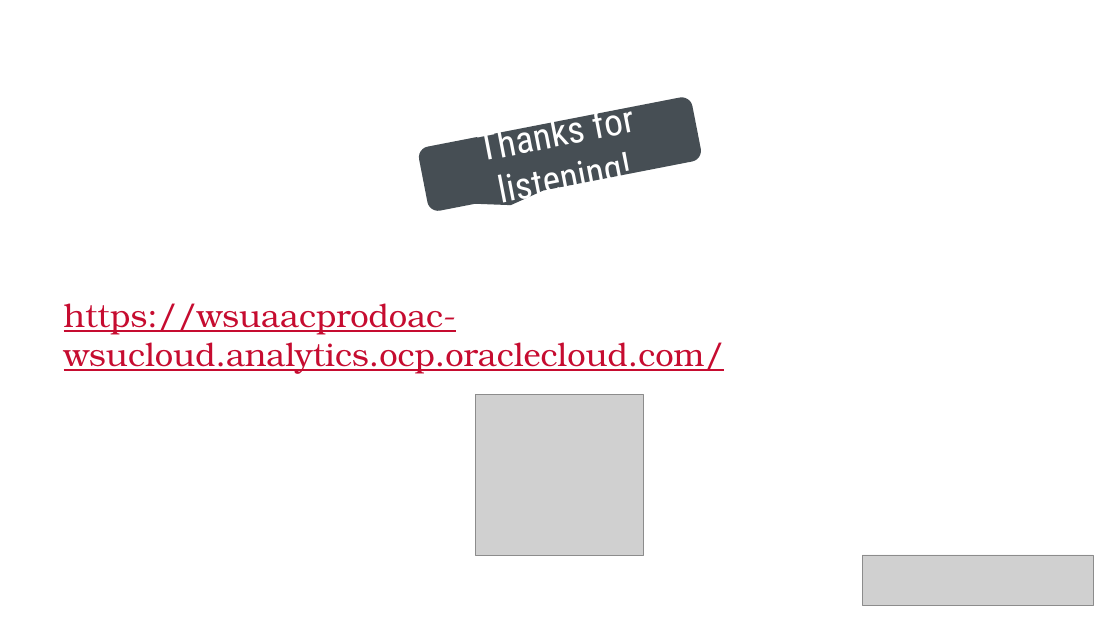
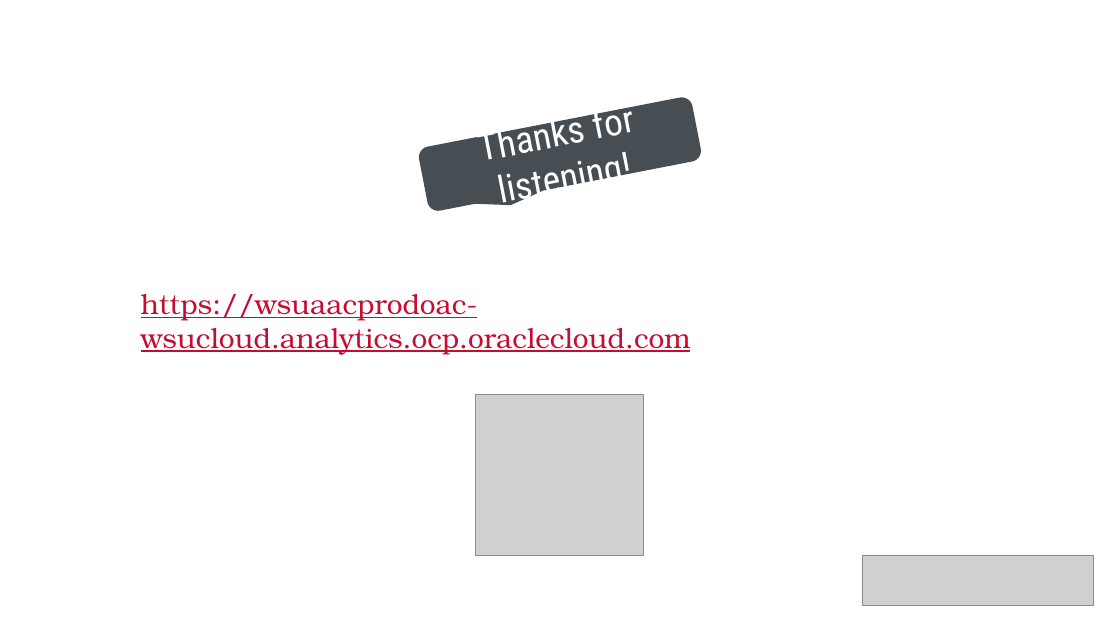
Before and after one commit to concrete-abstraction/student_risk_sagemaker, a slide deck: slide 12 of Documentation/student_risk_presentation.pptx. Drawn at 1120x630 pixels with LibreOffice and Linux fonts; fonts in the diff are those of the drawing; grey boxes stand for pictures. Boxes give left, top, right and bottom in pixels: in the first picture for what was removed or moved away, otherwise in the second. Text is boxed around its words. In the diff, an @@ line names an element or a change of style, - is before the commit and + after.

```diff
--- a/Documentation/student_risk_presentation.pptx
+++ b/Documentation/student_risk_presentation.pptx
@@ text at <box>141,294,691,354</box>: text changed; size 28 to 24 pt @@
-https://wsuaacprodoac-wsucloud.analytics.ocp.oraclecloud.com/
+https://wsuaacprodoac-wsucloud.analytics.ocp.oraclecloud.com
```
Also in this commit, not shown: 2 other slides changed, 23 other files.
